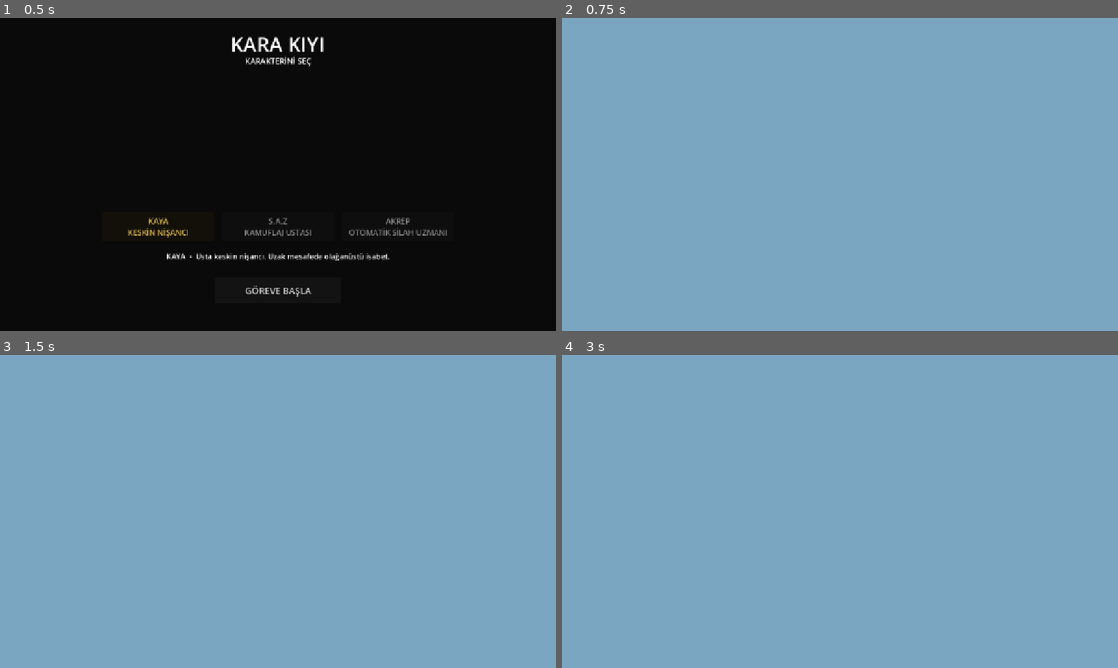
Above: before the commit, frames 1-4 (two rows, left to right).
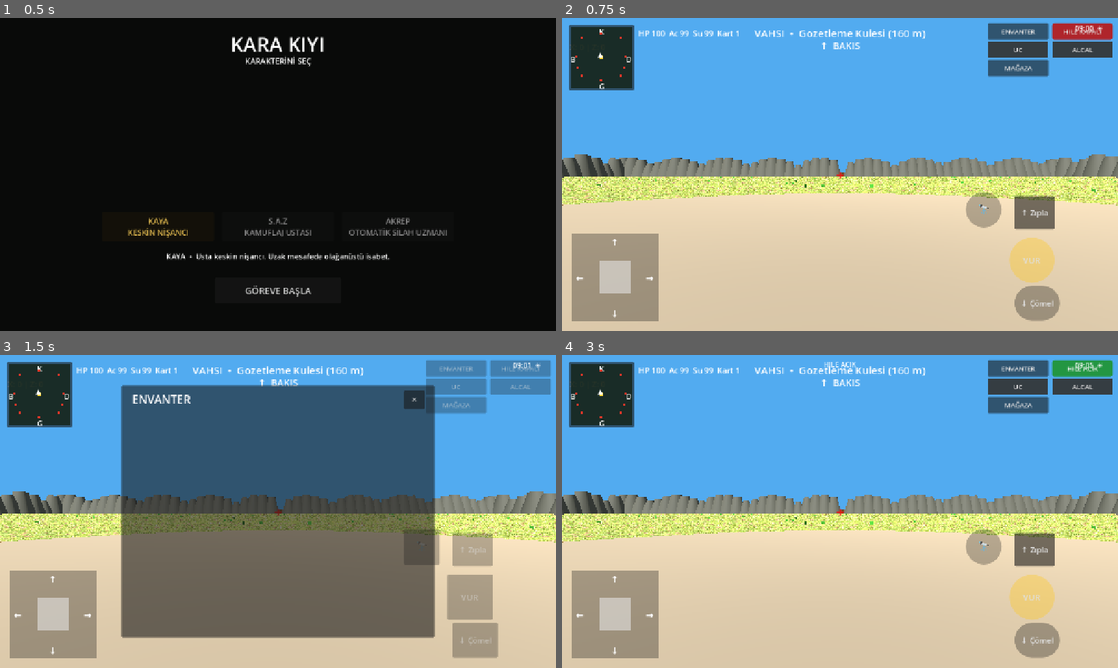
Above: after the commit, the same moments.

Repository: cantrsx-blip/GrayCardWars
Game: Godot game, scene res://scenes/Intro.tscn
The game is run twice, just before and just after one commit, with the same random seed, the same clock (stepped at 60 frames per second) and the same inputs.
Inputs (mouse positions are in pixels of both pictures, inside the frame that each line leads up to):
- Up to frame 1 (0.5 s): no input
- Up to frame 2 (0.75 s): click "GÖREVE BAŞLA" at 0.5 s
- Up to frame 3 (1.5 s): click (455, 367) at 1.25 s, where only the run after the commit has a clickable "ENVANTER"
- Up to frame 4 (3 s): click (979, 398) at 2 s, where only the run after the commit has a clickable "✕"; click (1084, 367) at 2.75 s, where only the run after the commit has a clickable "HILE KAPALI"

Frame 1 is identical in both runs. In frame 2, 100% of the frame differs, in the area x 0-100%, y 0-100%; in frame 3, 100%; in frame 4, 100%.
Error before the commit: Parse Error: Function "_build_terrain_mesh()" not found in base self. (res://scripts/main.gd:451)

Commit message:
Restore single-surface terrain builder

Diff:
--- a/scripts/main.gd
+++ b/scripts/main.gd
@@ -413,6 +413,15 @@
 		if tex is Texture2D: mat.albedo_texture=tex
 	return mat
 
+func _build_terrain_mesh() -> void:
+	var mesh=_terrain_visual_mesh(64)
+	var terrain_material=_terrain_material("res://z13.jpg")
+	if mesh.get_surface_count()>0: mesh.surface_set_material(0,terrain_material)
+	var terrain=MeshInstance3D.new(); terrain.name="Terrain"; terrain.mesh=mesh; add_child(terrain)
+	var collision_mesh=_terrain_surface(24)
+	var body=StaticBody3D.new(); body.name="TerrainCollision"
+	var cs=CollisionShape3D.new(); cs.shape=collision_mesh.create_trimesh_shape(); body.add_child(cs); add_child(body)
+
 func _build_center_settlement_mound() -> void:
 	var body=StaticBody3D.new(); body.name="CenterSettlementMound"; body.position=Vector3(0,0.18,0); add_child(body)
 	var mesh=MeshInstance3D.new(); var cylinder=CylinderMesh.new(); cylinder.top_radius=18.0; cylinder.bottom_radius=19.0; cylinder.height=0.36; cylinder.radial_segments=64; mesh.mesh=cylinder
